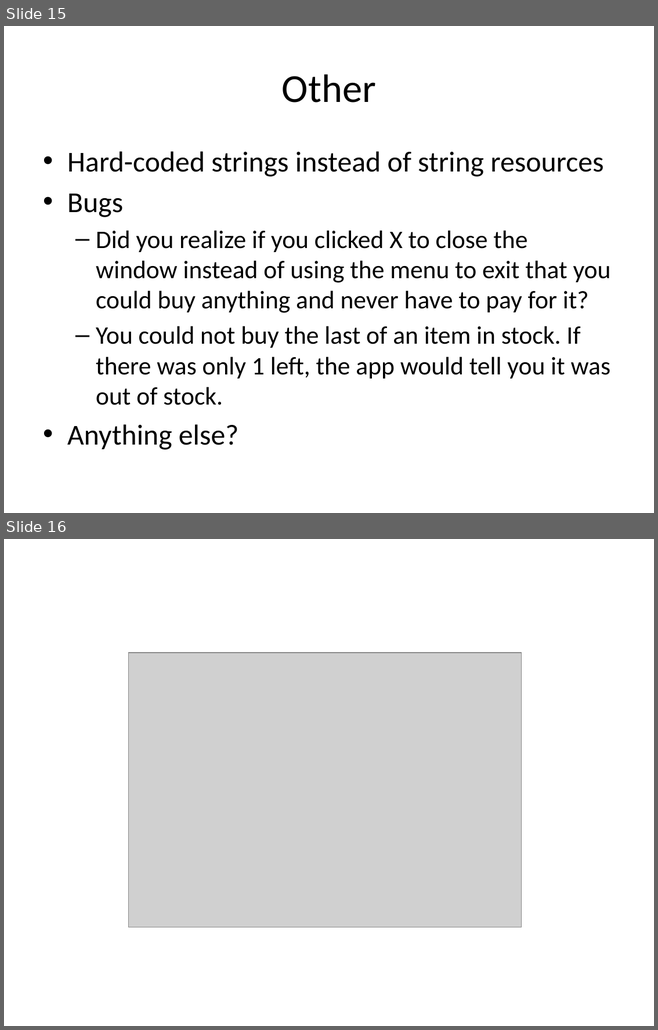
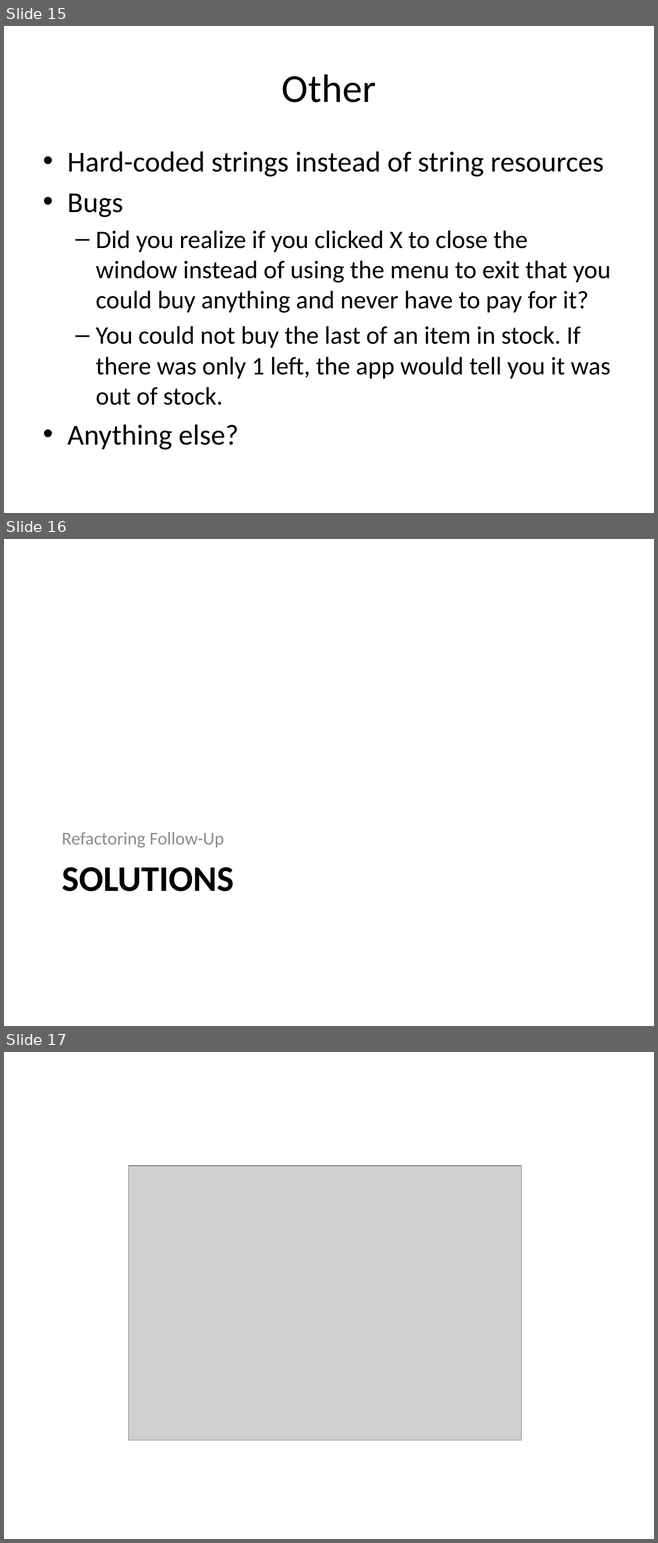
Before and after one commit to bkraitberg/refactoring-training-2.0, a slide deck: Docs/Refactoring-2.0.pptx. Shown one above the other, each under a label of ours: slides 15 and 16 before the commit, slides 15, 16 and 17 after it. The pictures are 658x1030 and 658x1543 pixels, drawn with LibreOffice and Linux fonts; fonts in the diff are those of the drawing; grey boxes stand for pictures. Boxes give left, top, right and bottom in pixels: in the first picture for what was removed or moved away, otherwise in the second. Text is boxed around its words. In the diff, an @@ line names an element or a change of style, - is before the commit and + after.

```diff
--- a/Docs/Refactoring-2.0.pptx
+++ b/Docs/Refactoring-2.0.pptx
@@ slide 16 added at <box>4,539,654,1026</box>, background #FFFFFF @@
@@ text added at <box>62,832,224,848</box>, 20 pt, text #8C8C8C @@
+Refactoring Follow-Up
@@ title added at <box>62,867,234,892</box>, 40 pt, text #000000, bold @@
+SOLUTIONS
@@ what was slide 16 is now slide 17 @@
```
Also in this commit, not shown: 1 slide changed, 1 other slide added.
